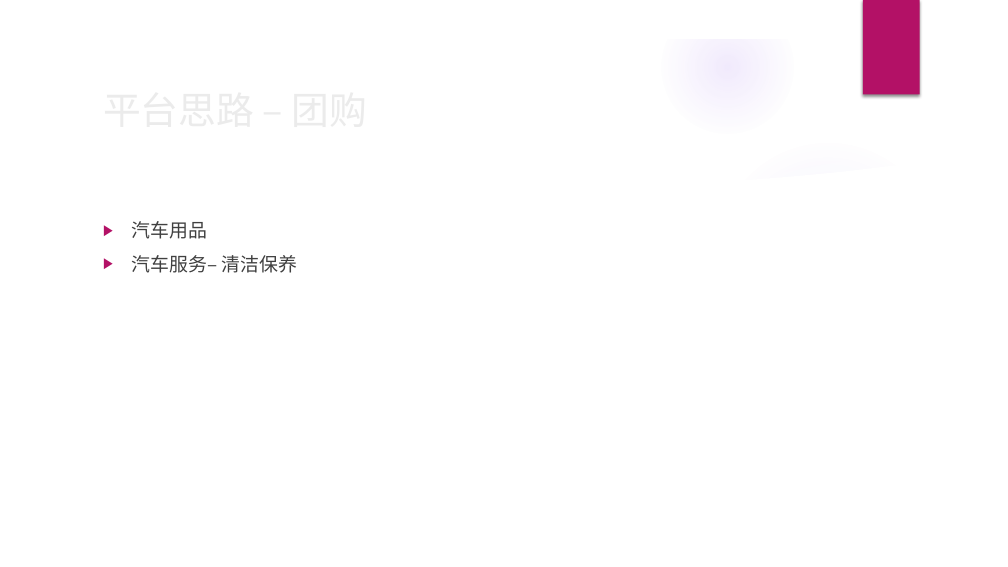
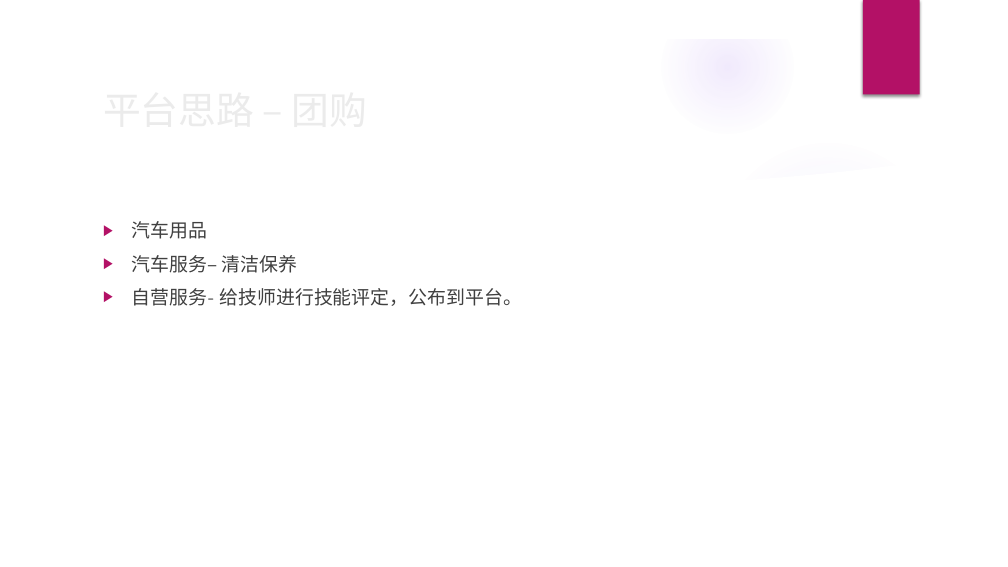
Before and after one commit to webvul/car8, a slide deck: slide 15 of 1需求设计/car8.pptx (slide 13 before the commit). Drawn at 1008x567 pixels with LibreOffice and Linux fonts; fonts in the diff are those of the drawing; background and template pictures are left out. Boxes give left, top, right and bottom in pixels: in the first picture for what was removed or moved away, otherwise in the second. Text is boxed around its words. In the diff, an @@ line names an element or a change of style, - is before the commit and + after.

```diff
--- a/1需求设计/car8.pptx
+++ b/1需求设计/car8.pptx
@@ text at (x1=131, y1=288, x2=522, y2=306): paragraph added @@
+▶ 自营服务- 给技师进行技能评定，公布到平台。
```
Also in this commit, not shown: 3 other slides changed, 2 slides added.
